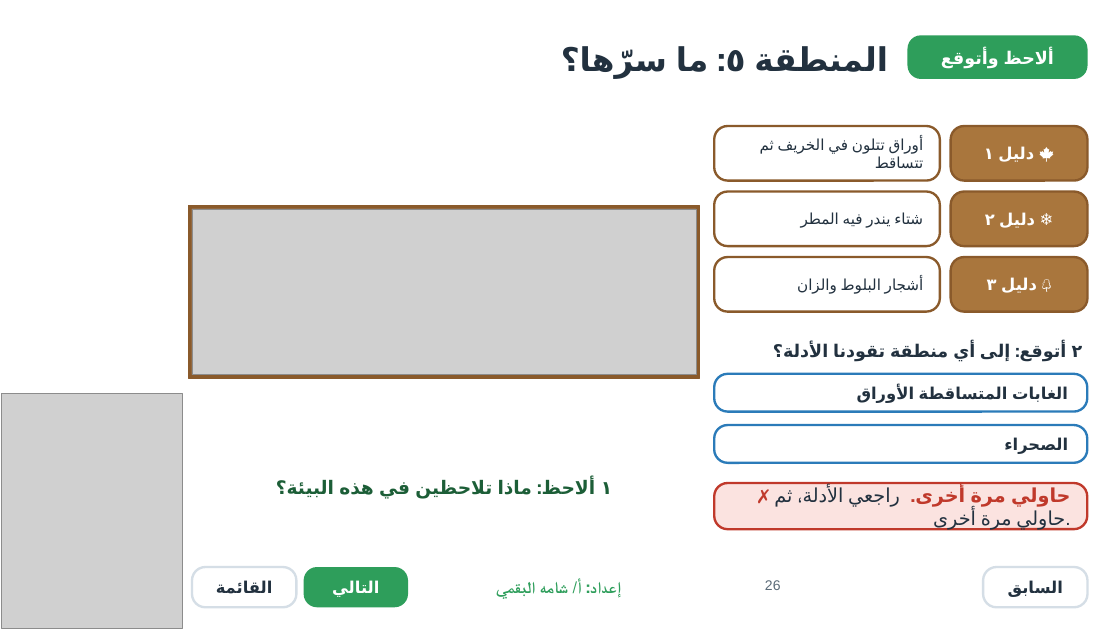
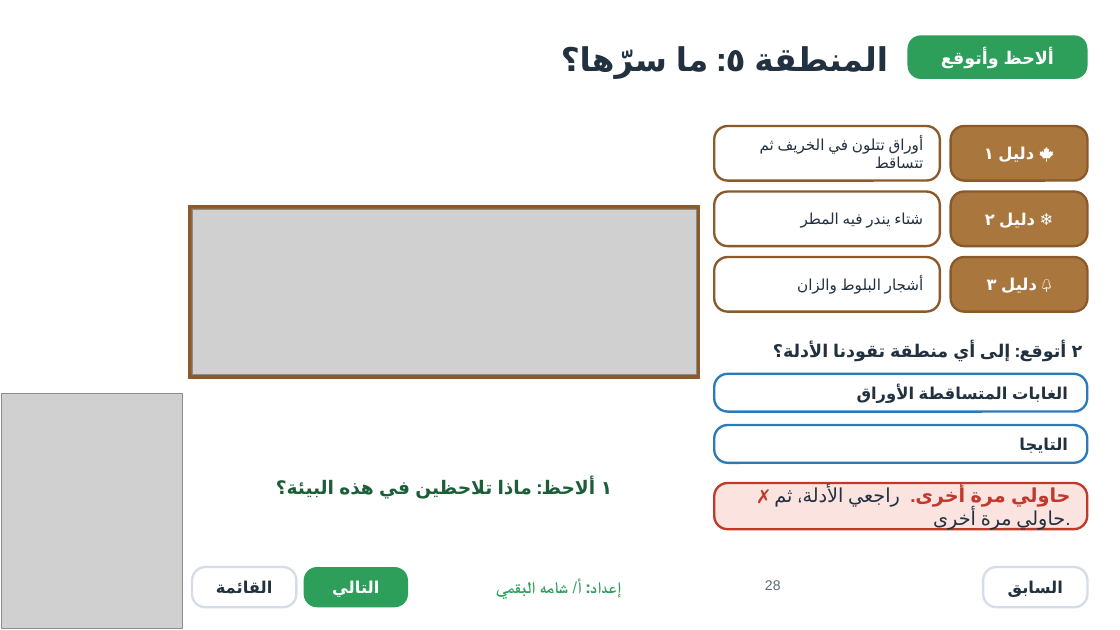
Before and after one commit to ShamahScience/Scienceshamah, a slide deck: slide 28 of biomes/مقارنة-الأنظمة-البيئية-تفاعلي.pptx (slide 26 before the commit). Drawn at 1120x630 pixels with LibreOffice and Linux fonts; fonts in the diff are those of the drawing; grey boxes stand for pictures; background and template pictures are left out. Boxes give left, top, right and bottom in pixels: in the first picture for what was removed or moved away, otherwise in the second. Text is boxed around its words. In the diff, an @@ line names an element or a change of style, - is before the commit and + after.

```diff
--- a/biomes/مقارنة-الأنظمة-البيئية-تفاعلي.pptx
+++ b/biomes/مقارنة-الأنظمة-البيئية-تفاعلي.pptx
@@ text in rounded rectangle at (1019,437,1068,453): text changed @@
-الصحراء
+التايجا
```
Also in this commit, not shown: 13 other slides changed, 20 slides added, 4 slides removed.
